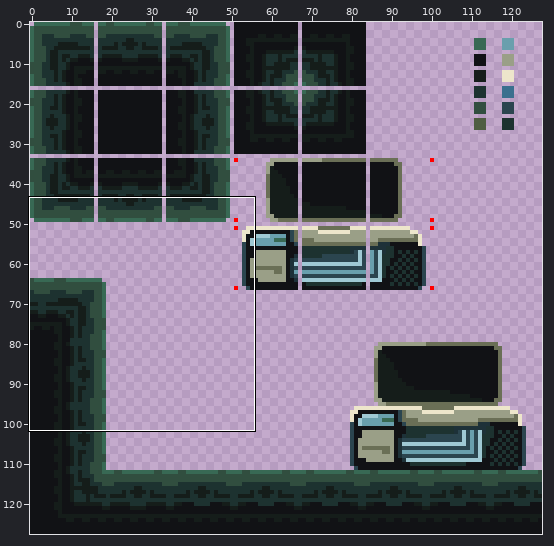
Edited in one commit: sprite sheet (tiles.png). Above: a wide view before the commit, with the close-up outlined.
Close-up. First the earlier version:
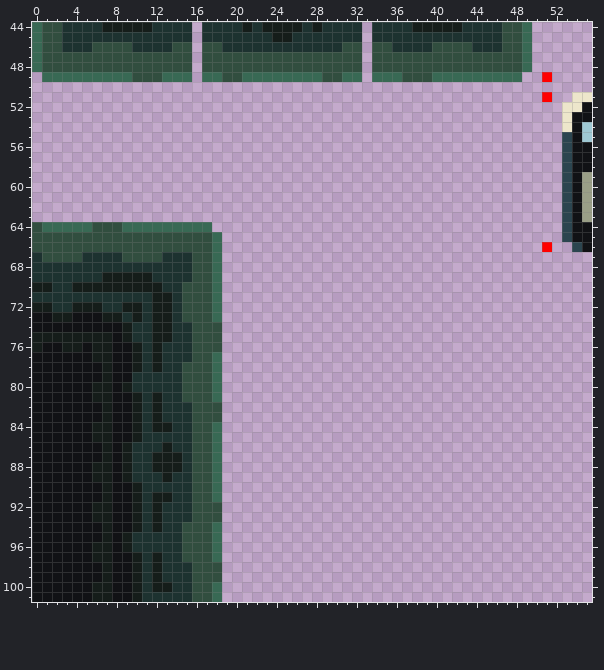
The file is 128x128 pixels. Colours within 5 levels of each other are drawn and written as one. Shown: x 0..55, y 44..101.
After the commit:
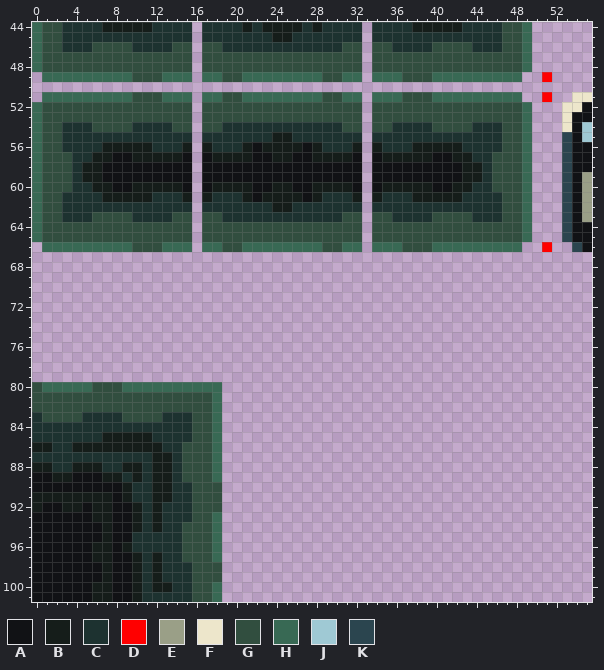
Palette (. is transparent): A #111215  B #151d1a  C #1d3230  D #ff0000  E #9a9f87  F #ede6cb  G #314e3f  H #386954  J #9fc9d4  K #2b454f
From old to new:
@@ x 0..55 @@
  50 ........................................................
- 51 ...................................................D..FF
- 52 .....................................................FFA
- 53 .....................................................FAA
- 54 .....................................................FAJ
- 55 .....................................................KAJ
- 56 .....................................................KAA
- 57 .....................................................KAA
- 58 .....................................................KAA
- 59 .....................................................KAE
- 60 .....................................................KAE
- 61 .....................................................KAE
- 62 .....................................................KAE
- 63 .....................................................KAE
- 64 GHHHHHGGGHHHHHHHHH...................................KAA
- 65 GGGGGGGGGGGGGGGGGGH..................................KAA
- 66 GGGGGGGGGGGGGGGGGGH................................D..KA
- 67 CGGGGCCCCGGGGCCCGGH.....................................
- 68 CCCCCCCCCCCCCCCCGGH.....................................
- 69 CCCCCCCBBBBBCCCCGGH.....................................
- 70 BBCCBBBBBBBBBCCGGGH.....................................
- 71 CCCCCCCCCCCCBBCGGGH.....................................
- 72 BBCCBBBCCBBCBBCGGGH.....................................
- 73 AABBAAABBCBCBBCGGGH.....................................
- 74 AAAAAAAAABCCBBCCGGG.....................................
- 75 BBBBBBBBABCCBBCCGGG.....................................
- 76 BAABBABBAABCBCCCGGG.....................................
- 77 AAAAAABBAABCBCCCGGH.....................................
- 78 AAAAAAABAABCBCCGGGH.....................................
- 79 AAAAAAABAACCCCCGGGH.....................................
- 80 AAAAAABBABCCCCCGGGH.....................................
- 81 AAAAAABBAABCBCCGGGH.....................................
- 82 AAAAAAABAABCBCCCGGG.....................................
- 83 AAAAAAABAABCBCCCGGG.....................................
- 84 AAAAAABBAABCBBCCGGH.....................................
- 85 AAAAAABBAABCCCCCGGH.....................................
- 86 AAAAAAABABCCCBCCGGH.....................................
- 87 AAAAAAABABCCBBBCGGH.....................................
- 88 AAAAAABBABCCBBBCGGH.....................................
- 89 AAAAAABBABCCCBCCGGH.....................................
- 90 AAAAAAABAABCCCCCGGH.....................................
- 91 AAAAAAABAABCBBCCGGH.....................................
- 92 AAAAAABBAABCBCCCGGG.....................................
- 93 AAAAAABBAABCBCCCGGG.....................................
+ 51 .HHHHHHHHHGGGHHH.HHGGHHHHHHHHGGHH.HHHGGGHHHHHHHHH..D..FF
+ 52 HGGGGGGGGGGGGGGG.GGGGGGGGGGGGGGGG.GGGGGGGGGGGGGGGH...FFA
+ 53 HGGGGGGGGGGGGGGG.GGGGGGGGGGGGGGGG.GGGGGGGGGGGGGGGH...FAA
+ 54 HGGCCCGGGGCCCCGG.GGCCCCCCCCCCCCGG.GGCCCCGGGGCCCGGH...FAJ
+ 55 HGGCCCCCCCCCCCCC.CCCCCCCBBCCCCCCC.CCCCCCCCCCCCCGGH...KAJ
+ 56 HGGCCCCBBBBBCCCB.BCCCBABBBBABCCCB.BCCCBBBBBCCCCGGH...KAA
+ 57 HGGGCCBBAABBBBBA.ABBBBAABBAABBBBA.ABBBBBAABBCCGGGH...KAA
+ 58 HGGGCBBAAAAAAAAA.AAAAAAAAAAAAAAAA.AAAAAAAAABBCGGGH...KAA
+ 59 HGGGCBBAAAAAAAAA.AAAAAAAAAAAAAAAA.AAAAAAAAABBCGGGH...KAE
+ 60 HGGGCCBBAABBBBBA.ABBBBAABBAABBBBA.ABBBBBAABBCCGGGH...KAE
+ 61 HGGCCCCBBBBBCCCB.BCCCBABBBBABCCCB.BCCCBBBBBCCCCGGH...KAE
+ 62 HGGCCCCCCCCCCCCC.CCCCCCCBBCCCCCCC.CCCCCCCCCCCCCGGH...KAE
+ 63 HGGCCCGGGGCCCCGG.GGCCCCCCCCCCCCGG.GGCCCCGGGGCCCGGH...KAE
+ 64 HGGGGGGGGGGGGGGG.GGGGGGGGGGGGGGGG.GGGGGGGGGGGGGGGH...KAA
+ 65 HGGGGGGGGGGGGGGG.GGGGGGGGGGGGGGGG.GGGGGGGGGGGGGGGH...KAA
+ 66 .HHHHHHHHHGGGHHH.HHGGHHHHHHHHGGHH.HHHGGGHHHHHHHHH..D..KA
+ 67 ........................................................
+ 68 ........................................................
+ 69 ........................................................
+ 70 ........................................................
+ 71 ........................................................
+ 72 ........................................................
+ 73 ........................................................
+ 74 ........................................................
+ 75 ........................................................
+ 76 ........................................................
+ 77 ........................................................
+ 78 ........................................................
+ 79 ........................................................
+ 80 GHHHHHGGGHHHHHHHHHH.....................................
+ 81 GGGGGGGGGGGGGGGGGGH.....................................
+ 82 GGGGGGGGGGGGGGGGGGH.....................................
+ 83 CGGGGCCCCGGGGCCCGGH.....................................
+ 84 CCCCCCCCCCCCCCCCGGH.....................................
+ 85 CCCCCCCBBBBBCCCCGGH.....................................
+ 86 BBCCBBBBBBBBBCCGGGH.....................................
+ 87 CCCCCCCCCCCCBBCGGGH.....................................
+ 88 BBCCBBBCCBBCBBCGGGH.....................................
+ 89 AABBAAABBCBCBBCGGGH.....................................
+ 90 AAAAAAAAABCCBBCCGGG.....................................
+ 91 BBBBBBBBABCCBBCCGGG.....................................
+ 92 BAABBABBAABCBCCCGGG.....................................
+ 93 AAAAAABBAABCBCCCGGH.....................................
  94 AAAAAAABAABCBCCGGGH.....................................
- 95 AAAAAAABABCCCCCGGGH.....................................
+ 95 AAAAAAABAACCCCCGGGH.....................................
  96 AAAAAABBABCCCCCGGGH.....................................
